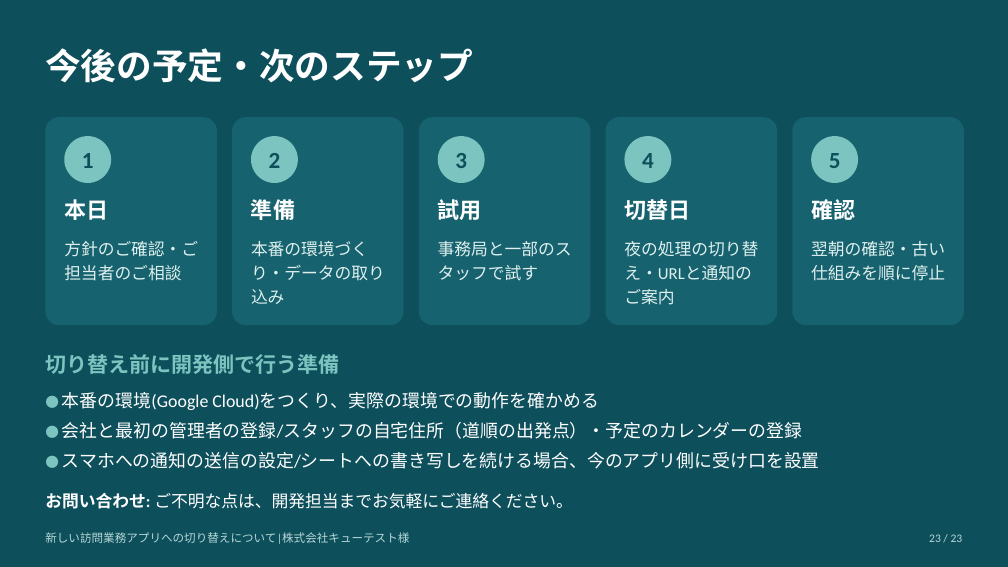
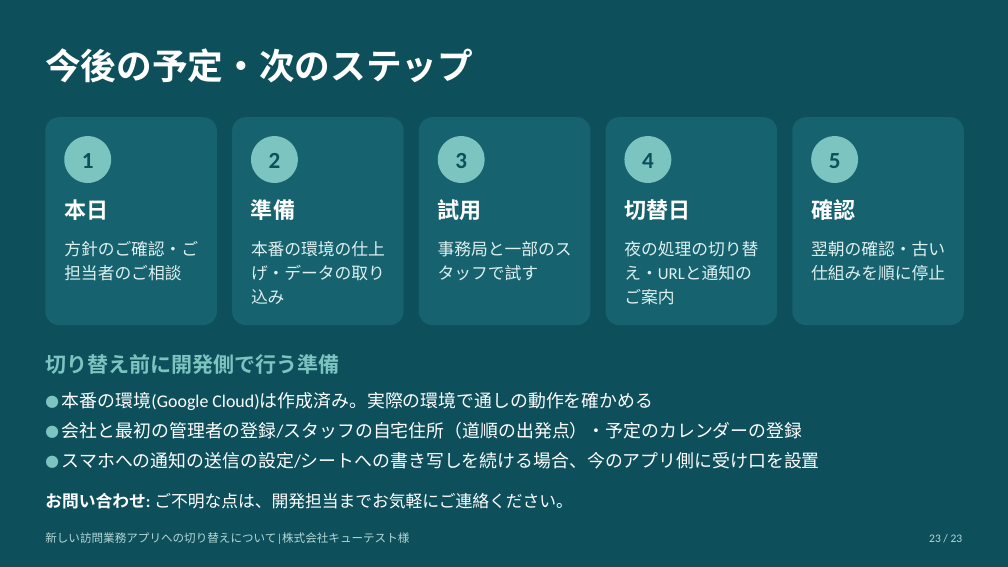
Before and after one commit to katahimo-dev/katahimo-app, a slide deck: slide 23 of doc/partner/新アプリ切替のご説明_キューテスト様.pptx. Drawn at 1008x567 pixels with LibreOffice and Linux fonts; fonts in the diff are those of the drawing. Boxes give left, top, right and bottom in pixels: in the first picture for what was removed or moved away, otherwise in the second. Text is boxed around its words. In the diff, an @@ line names an element or a change of style, - is before the commit and + after.

```diff
--- a/doc/partner/新アプリ切替のご説明_キューテスト様.pptx
+++ b/doc/partner/新アプリ切替のご説明_キューテスト様.pptx
@@ text at (251, 241, 385, 304): text changed @@
-本番の環境づくり・データの取り込み
+本番の環境の仕上げ・データの取り込み
@@ text at (62, 392, 653, 410): text changed @@
-● 本番の環境(Google Cloud)をつくり、実際の環境での動作を確かめる
+● 本番の環境(Google Cloud)は作成済み。実際の環境で通しの動作を確かめる
```
Also in this commit, not shown: 4 other slides changed, 21 other files.
